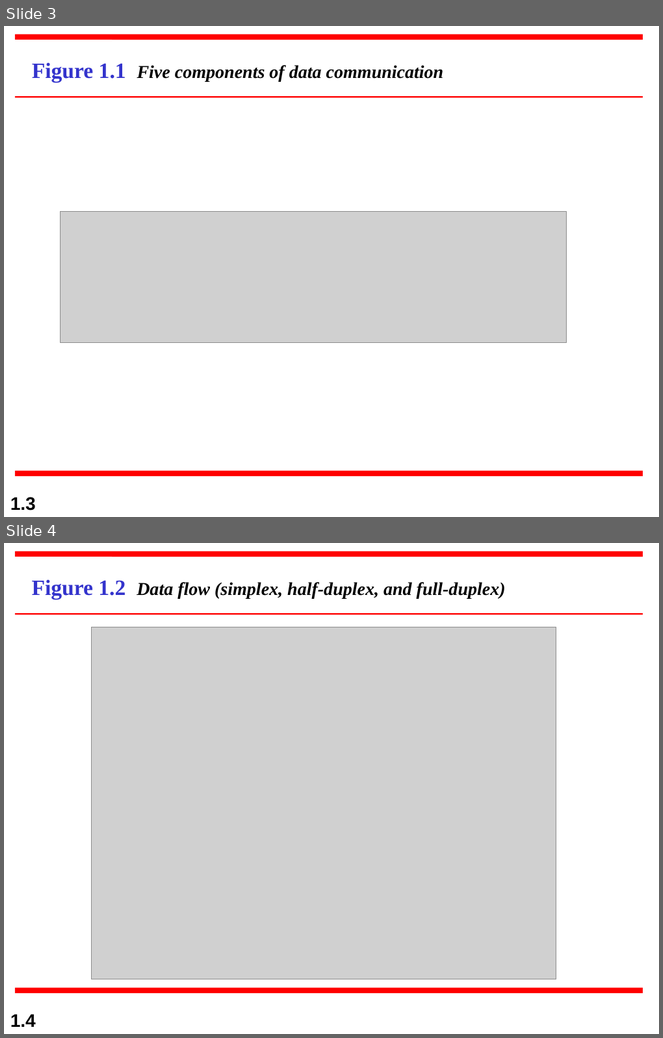
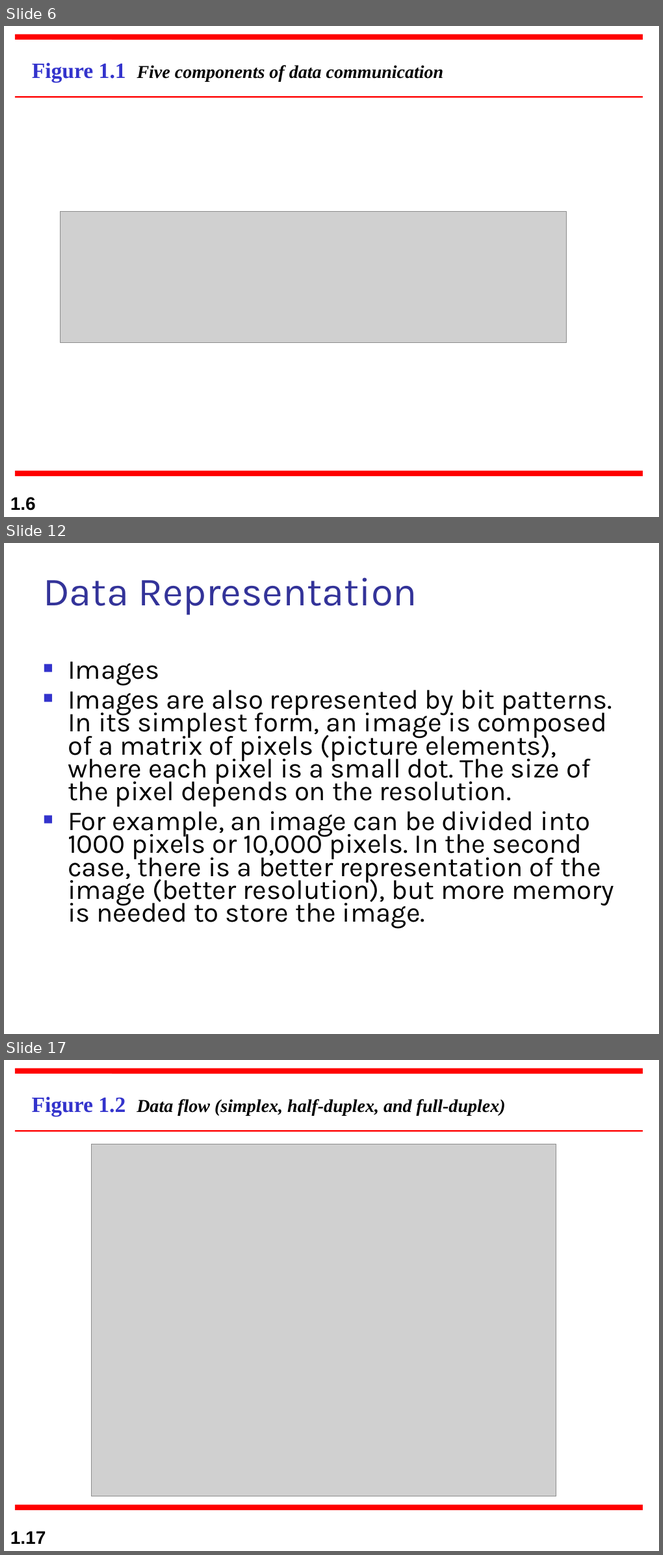
Before and after one commit to primusr/GITFiles, a slide deck: DATA COMM/ch01.ppt. Shown one above the other, each under a label of ours: slides 3 and 4 before the commit, slides 6, 12 and 17 after it; the slides between them are not shown. The pictures are 663x1038 and 663x1555 pixels, drawn with LibreOffice and Linux fonts; fonts in the diff are those of the drawing; grey boxes stand for pictures. Boxes give left, top, right and bottom in pixels: in the first picture for what was removed or moved away, otherwise in the second. Text is boxed around its words. In the diff, an @@ line names an element or a change of style, - is before the commit and + after.

```diff
--- a/DATA COMM/ch01.ppt
+++ b/DATA COMM/ch01.ppt
@@ slide 12 added at [4,543,659,1034], background #FFFFFF @@
@@ title added at [43,577,417,615], 44 pt, text #333399 @@
+Data Representation
@@ text added at [68,661,614,929], 30 pt, text #000000 @@
+■ Images
+■ Images are also represented by bit patterns. In its simplest form, an image is composed of a matrix of pixels (picture elements), where each pixel is a small dot. The size of the pixel depends on the resolution.
+■ For example, an image can be divided into 1000 pixels or 10,000 pixels. In the second case, there is a better representation of the image (better resolution), but more memory is needed to store the image.
@@ what was slide 3 is now slide 6 @@
@@ page number at [10,497,36,511]: text changed @@
-1.3
+1.6
@@ what was slide 4 is now slide 17 @@
@@ page number at [10,1531,46,1544]: text changed @@
-1.4
+1.17
```
Also in this commit, not shown: 12 other slides added.
